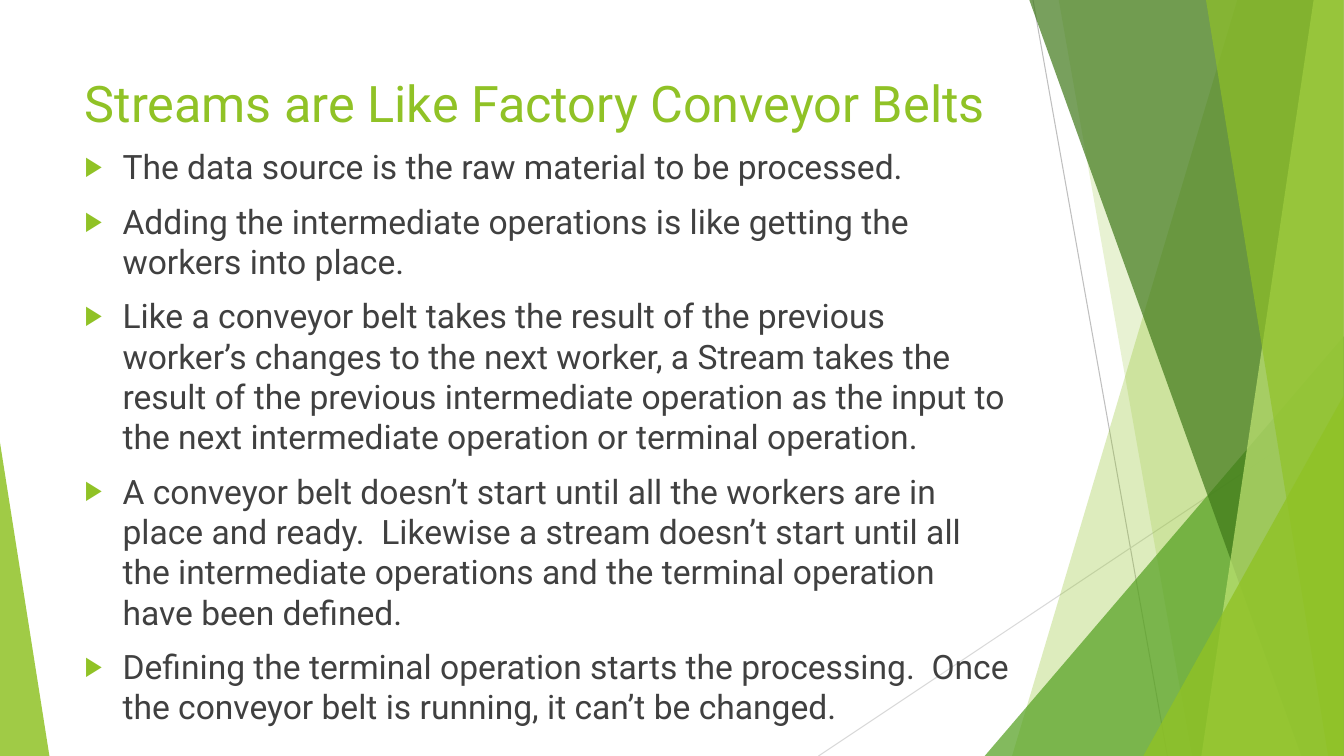
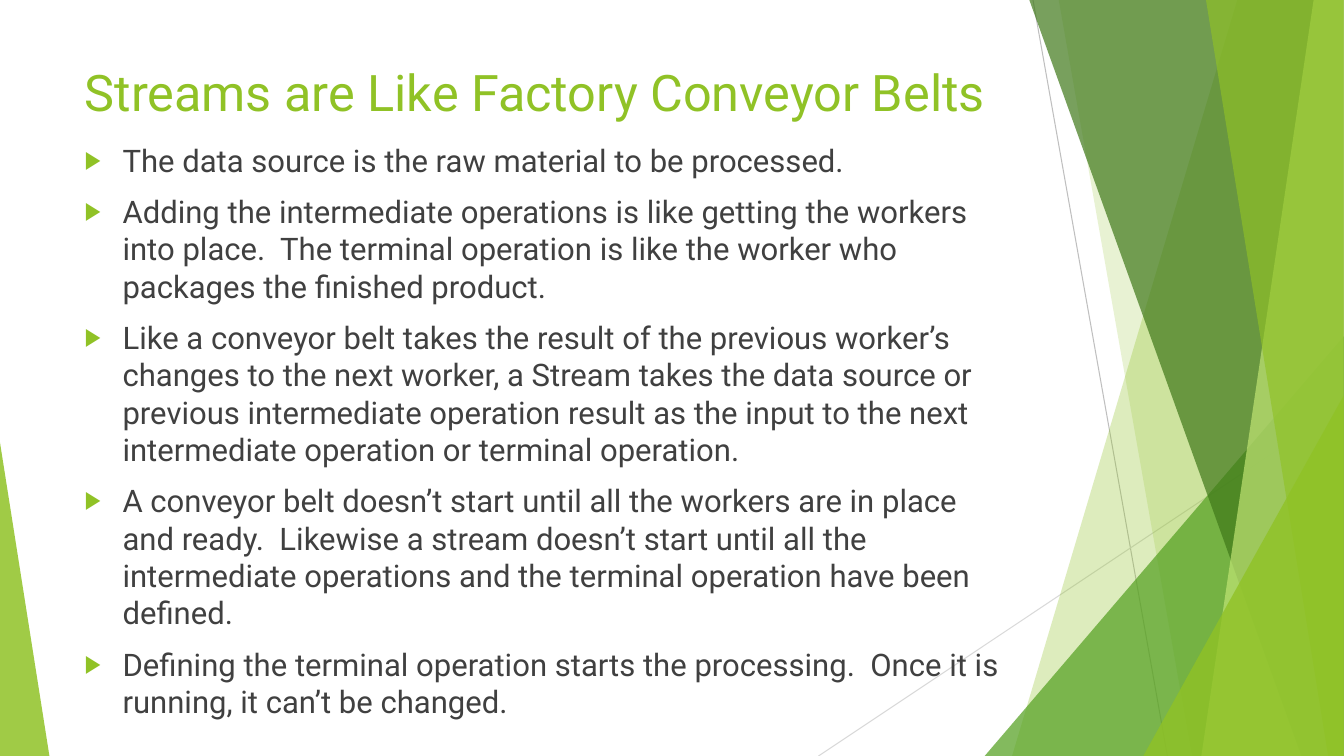
Before and after one commit to RichardRoda/2017-CodePaLOUsa-Lambda, a slide deck: slide 25 of Learning to Love the Lambda in the Stream.pptx. Drawn at 1344x756 pixels with LibreOffice and Linux fonts; fonts in the diff are those of the drawing. Boxes give left, top, right and bottom in pixels: in the first picture for what was removed or moved away, otherwise in the second. Text is boxed around its words. In the diff, an @@ line names an element or a change of style, - is before the commit and + after.

```diff
--- a/Learning to Love the Lambda in the Stream.pptx
+++ b/Learning to Love the Lambda in the Stream.pptx
@@ title "Streams are Like Factory Conveyor ...": place and size @@
-title "Streams are Like Factory Conveyor ..." at [85,84,985,133]
+title "Streams are Like Factory Conveyor ..." at [85,73,985,122]
@@ text at [123,148,970,625]: size 24 to 22.2 pt in "The data source is the raw material ...", "A conveyor belt doesn’t start until all ..." @@
@@ text at [123,199,972,468]: text changed; size 24 to 22.2 pt @@
-▶ Adding the intermediate operations is like getting the workers into place.
-▶ Like a conveyor belt takes the result of the previous worker’s changes to the next worker, a Stream takes the result of the previous intermediate operation as the input to the next intermediate operation or terminal operation.
+▶ Adding the intermediate operations is like getting the workers into place. The terminal operation is like the worker who packages the finished product.
+▶ Like a conveyor belt takes the result of the previous worker’s changes to the next worker, a Stream takes the data source or previous intermediate operation result as the input to the next intermediate operation or terminal operation.
@@ text at [123,652,999,720]: text changed; size 24 to 22.2 pt @@
-▶ Defining the terminal operation starts the processing. Once the conveyor belt is running, it can’t be changed.
+▶ Defining the terminal operation starts the processing. Once it is running, it can’t be changed.
```
Also in this commit, not shown: 18 other slides changed.
